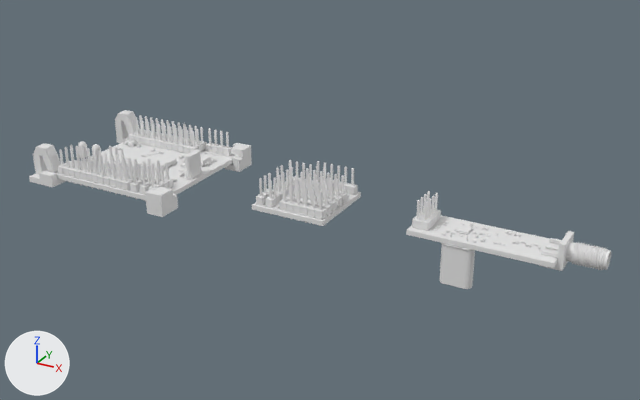
Two versions of the Blender file blender3d/multi/multi.blend, one commit apart.
One viewpoint serves both versions: a 50 mm lens placed at (191.2, -225.1, 112.5), pointed at (65.9, 2.7, -1.4). Every picture has the same lights, and +X, +Y and +Z are marked at lower left. The older version comes first.

Names of what the first picture shows: 'Cube.001', 'Cube.002', 'mp_board.001', 'nrf24l01_pa_lna.012', 'spi_split.003'.
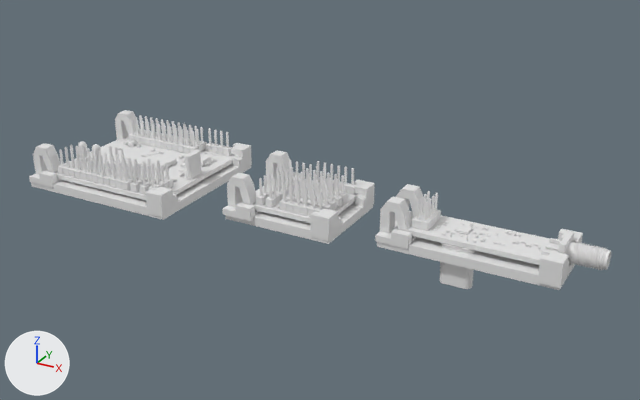
What differs and where, as boxes [x1, y1, x2, y2] in the pictures (640 x 400 px):
'Cube.015', added: after [377, 237, 559, 290]
'Cube.006', added: after [375, 184, 424, 249]
'Cube.004', added: after [222, 150, 300, 221]
'Cube.007', added: after [31, 180, 175, 220]
'Cube.003', added: after [310, 180, 375, 241]
'Cube.005', added: after [538, 229, 583, 288]
'Cube.011', added: after [226, 212, 329, 244]
'Cube.008', added: after [175, 163, 242, 212]
'Cube.013', added: after [329, 202, 373, 243]
'Cube.009', added: after [74, 140, 125, 161]
'Cube.018', added: after [559, 262, 575, 290]
'Cube.014', added (mostly hidden): after [256, 184, 273, 195]
'Cube.017', added: after [395, 221, 398, 229]

The edits, one by one:
Mesh me_cube_019 is new.
It is a box spanning x -0.31..0.4, y -8.27..-6.27, z -4.02..-2.02.
Mesh me_cube_016 is new.
It is a box spanning x -0.44..1.52, y -8.52..-6.52, z -4.02..-2.02.
Mesh me_cube_015 is new.
It is a box spanning x -0.5..0.6, y -8.27..-6.27, z -4.02..-2.02.
Mesh me_cube_012 is new.
It is a box spanning x -0.44..0.9, y -8.52..-6.52, z -4.02..-2.02.
Mesh me_cube_010 is new.
It is a box spanning x -0.92..0.91, y -8.27..-6.27, z -4.02..-2.02.
Mesh me_cube_008 is new.
It is a box spanning x -1.15..0.9, y -8.52..-6.52, z -4.02..-2.02.
Mesh me_cube_007 is new.
It has 76 vertices, 74 faces and spans x -32.23..-21.73, y -10.44..-3.44, z -4.2..8.0.
Mesh me_cube_006 is new.
It has 56 vertices, 54 faces and spans x 18.74..24.92, y -10.66..-2.55, z -4.96..2.4.
Mesh me_cube_005 is new.
It has 76 vertices, 74 faces and spans x -31.67..-21.17, y -16.44..-9.44, z -4.2..8.0.
Mesh me_cube_004 is new.
It has 56 vertices, 54 faces and spans x 18.74..24.92, y -15.66..-7.55, z -4.96..2.4.
Object 'Cube.018' (ob_cube_018) is new; it shows me_cube_019.
Its location is (121.9, -1.3, 0.0).
Its rotation in degrees is (0, 0, 90).
Its scale is (27.8, 3.0, 1.5).
Object 'Cube.017' (ob_cube_017) is new; it shows a copy of me_cube_019.
Its location is (73.5, -1.3, 0.0).
Its rotation in degrees is (0, 0, 90).
Its scale is (27.8, 3.0, 1.5).
Object 'Cube.015' (ob_cube_015) is new; it shows me_cube_016.
Its location is (104.3, 15.6, 0.0).
Its scale is (27.8, 3.0, 1.5).
Object 'Cube.014' (ob_cube_014) is new; it shows me_cube_015.
Its location is (23.0, -1.3, 0.0).
Its rotation in degrees is (0, 0, 90).
Its scale is (27.8, 3.0, 1.5).
Object 'Cube.013' (ob_cube_013) is new; it shows a copy of me_cube_015.
Its location is (54.0, -1.3, 0.0).
Its rotation in degrees is (0, 0, 90).
Its scale is (27.8, 3.0, 1.5).
Object 'Cube.011' (ob_cube_011) is new; it shows me_cube_012.
Its location is (53.9, 10.2, 0.0).
Its scale is (27.8, 3.0, 1.5).
Object 'Cube.009' (ob_cube_009) is new; it shows me_cube_010.
Its location is (-50.5, 0.0, 0.0).
Its rotation in degrees is (0, 0, 90).
Its scale is (27.8, 3.0, 1.5).
Object 'Cube.008' (ob_cube_008) is new; it shows a copy of me_cube_010.
Its location is (0.0, 0.0, 0.0).
Its rotation in degrees is (0, 0, 90).
Its scale is (27.8, 3.0, 1.5).
Object 'Cube.007' (ob_cube_007) is new; it shows me_cube_008.
Its location is (0.0, 0.0, 0.0).
Its scale is (27.8, 3.0, 1.5).
Object 'Cube.006' (ob_cube_006) is new; it shows me_cube_007.
Its location is (124.0, 0.0, 0.0).
It gains a MIRROR modifier named 'Mirror'.
Modifier setting: use_axis = (False, True, False).
Object 'Cube.005' (ob_cube_005) is new; it shows me_cube_006.
Its location is (122.0, 0.0, 0.0).
It gains a MIRROR modifier named 'Mirror'.
Modifier setting: use_axis = (False, True, False).
Object 'Cube.004' (ob_cube_004) is new; it shows me_cube_005.
Its location is (73.1, 0.0, 0.0).
It gains a MIRROR modifier named 'Mirror'.
Modifier setting: use_axis = (False, True, False).
Object 'Cube.003' (ob_cube_003) is new; it shows me_cube_004.
Its location is (54.0, 0.0, 0.0).
It gains a MIRROR modifier named 'Mirror'.
Modifier setting: use_axis = (False, True, False).
